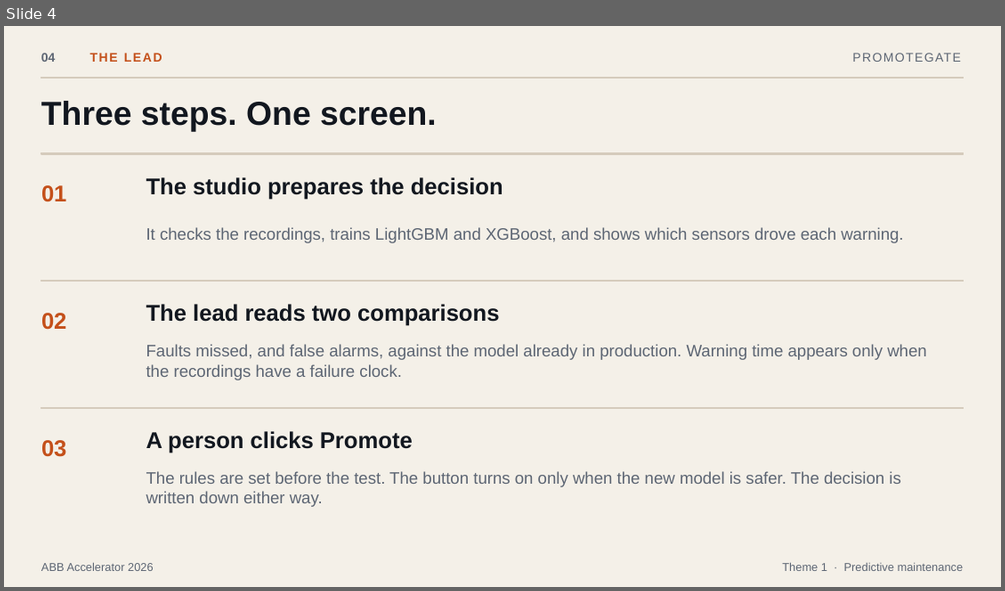
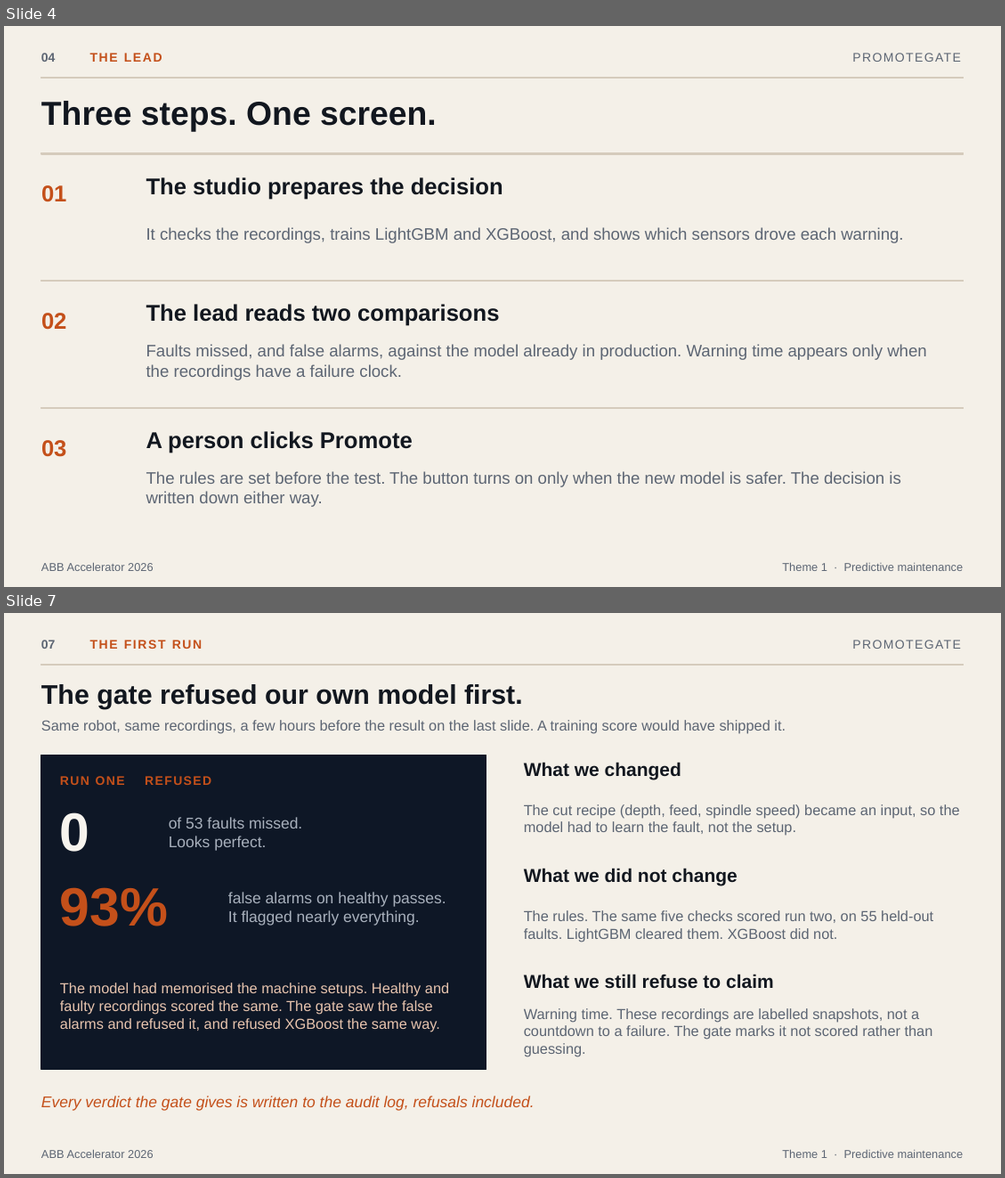
Before and after one commit to dhamariT/promotegate, a slide deck: pitch/PromoteGate-ABB-Accelerator.pptx. Shown one above the other, each under a label of ours: slide 4 before the commit, slides 4 and 7 after it; the slides between them are not shown. The pictures are 1005x591 and 1005x1178 pixels, drawn with LibreOffice and Linux fonts; fonts in the diff are those of the drawing. Boxes give left, top, right and bottom in pixels: in the first picture for what was removed or moved away, otherwise in the second. Text is boxed around its words. In the diff, an @@ line names an element or a change of style, - is before the commit and + after.

```diff
--- a/pitch/PromoteGate-ABB-Accelerator.pptx
+++ b/pitch/PromoteGate-ABB-Accelerator.pptx
@@ slide 7 added at [4, 613, 1001, 1174], background #F4F0E8 @@
@@ text added at [624, 634, 961, 655], 12 pt, text #5C6573 @@
+PROMOTEGATE
@@ text added at [41, 640, 56, 649], 12 pt, text #5C6573, bold @@
+07
@@ rectangle added at [41, 664, 963, 665], fill #D5CBBC, outline #D5CBBC 1 pt @@
@@ text added at [90, 640, 202, 649], 12 pt, text #C4501A, bold @@
+THE FIRST RUN
@@ text added at [41, 684, 523, 709], 26 pt, text #12171F, bold @@
+The gate refused our own model first.
@@ text added at [41, 720, 785, 734], 14 pt, text #5C6573 @@
+Same robot, same recordings, a few hours before the result on the last slide. A training score would have shipped it.
@@ rectangle added at [41, 755, 486, 1070], fill #0E1726, outline #0E1726 1 pt @@
@@ text added at [524, 762, 681, 779], 18 pt, text #12171F, bold @@
+What we changed
@@ text added at [60, 776, 89, 785], 12 pt, text #C4501A, bold @@
+RUN ONE REFUSED
@@ text added at [60, 812, 90, 852], 52 pt, text #F7F4EE, bold @@
+0
@@ text added at [169, 817, 302, 851], 15 pt, text #A8B0BC @@
+of 53 faults missed.
+Looks perfect.
@@ text added at [524, 804, 960, 835], 14 pt, text #5C6573 @@
+The cut recipe (depth, feed, spindle speed) became an input, so the model had to learn the fault, not the setup.
@@ text added at [524, 868, 736, 885], 18 pt, text #12171F, bold @@
+What we did not change
@@ text added at [60, 887, 168, 926], 52 pt, text #C4501A, bold @@
+93%
@@ text added at [228, 892, 446, 925], 15 pt, text #A8B0BC @@
+false alarms on healthy passes.
+It flagged nearly everything.
@@ text added at [524, 910, 933, 941], 14 pt, text #5C6573 @@
+The rules. The same five checks scored run two, on 55 held-out faults. LightGBM cleared them. XGBoost did not.
@@ text added at [60, 982, 449, 1031], 14 pt, text #E7C4AE @@
+The model had memorised the machine setups. Healthy and faulty recordings scored the same. The gate saw the false alarms and refused it, and refused XGBoost the same way.
@@ text added at [524, 973, 774, 989], 18 pt, text #12171F, bold @@
+What we still refuse to claim
@@ text added at [524, 1008, 933, 1056], 14 pt, text #5C6573 @@
+Warning time. These recordings are labelled snapshots, not a countdown to a failure. The gate marks it not scored rather than guessing.
@@ text added at [41, 1095, 534, 1111], 15 pt, text #C4501A, italic @@
+Every verdict the gate gives is written to the audit log, refusals included.
@@ text added at [41, 1149, 154, 1158], 11 pt, text #5C6573 @@
+ABB Accelerator 2026
@@ text added at [782, 1149, 963, 1158], 11 pt, text #5C6573 @@
+Theme 1 · Predictive maintenance
```
Also in this commit, not shown: 3 slides changed, 2 other slides added, 1 other file.
